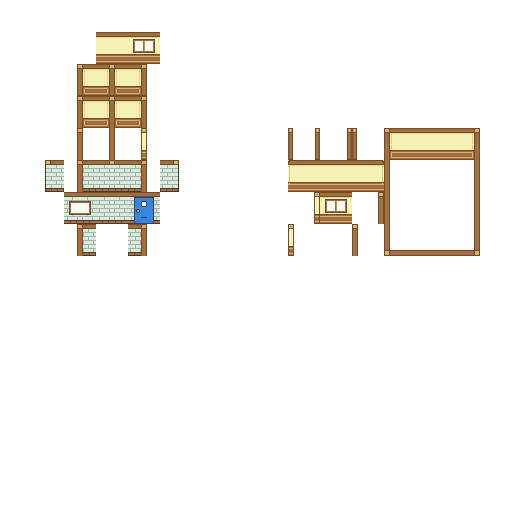
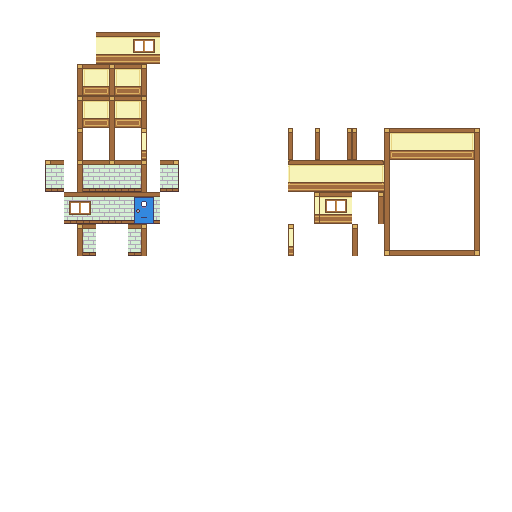
Layer changes from the first w=512, h=512 image to the second:
painted on "Walls" over <box>79,203,81,213</box>
